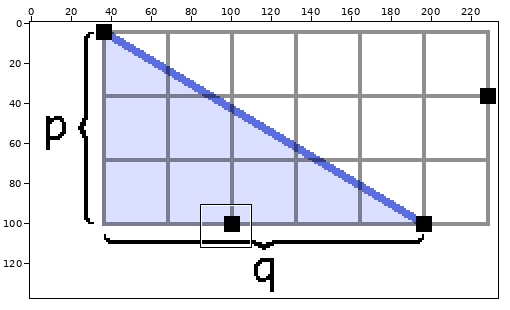
Two versions of one pixel-art file, docs/assets/images/wip/lemma1.aseprite. Above: a wide view before the commit, with the close-up outlined.
Close-up. As it was:
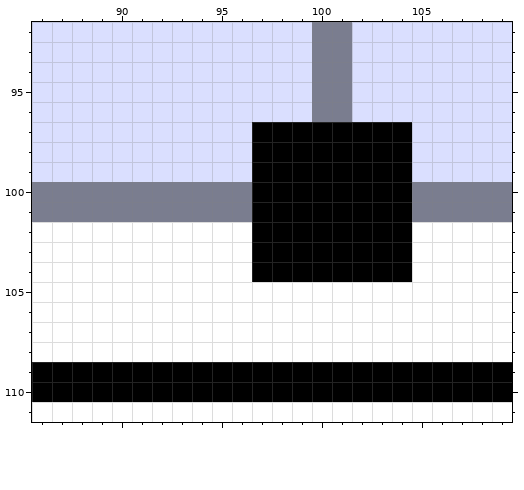
234x138 pixels, 1 frame. Shown: x 86..109, y 92..111. The commit also changed other parts of the picture, which this record leaves out.
After the commit:
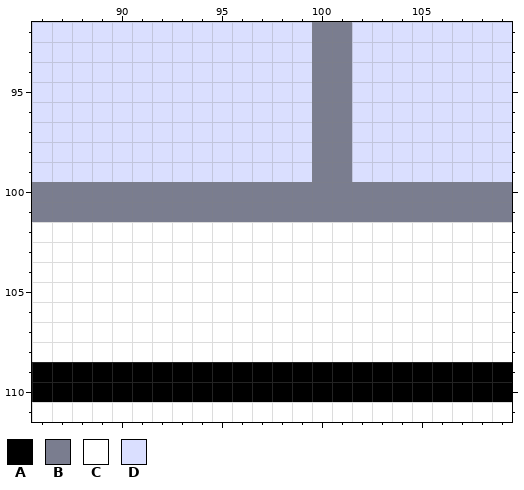
Palette (. is transparent): A #000000  B #7a7d8f  C #ffffff  D #dadfff
What changed:
Layer "points":
The author changed colour A to colour B in rows 97 to 99 at x 100 to 101; in rows 100 to 101 at x 97 to 104.
The author changed colour A to colour C in rows 102 to 104 at x 97 to 104.
The author changed colour A to colour D in rows 97 to 99 at x 97 to 99 and 102 to 104.
Where, in picture pixels (left, top, right, bottom), the same in both close-ups:
changed: (252, 122, 412, 282)
